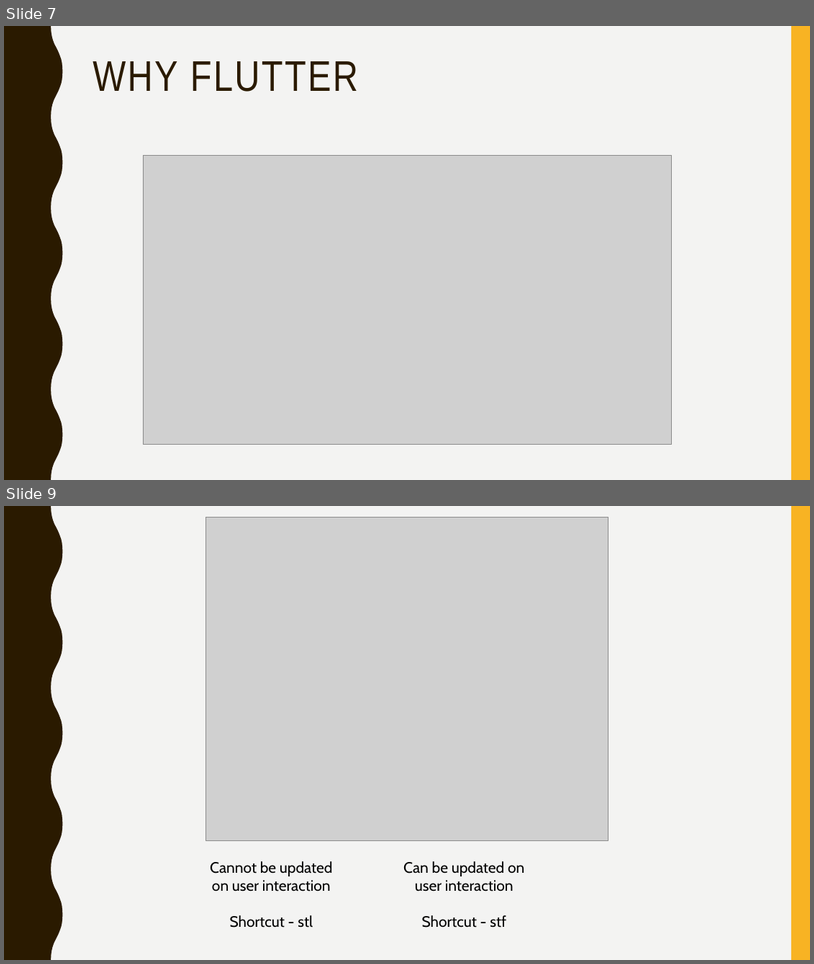
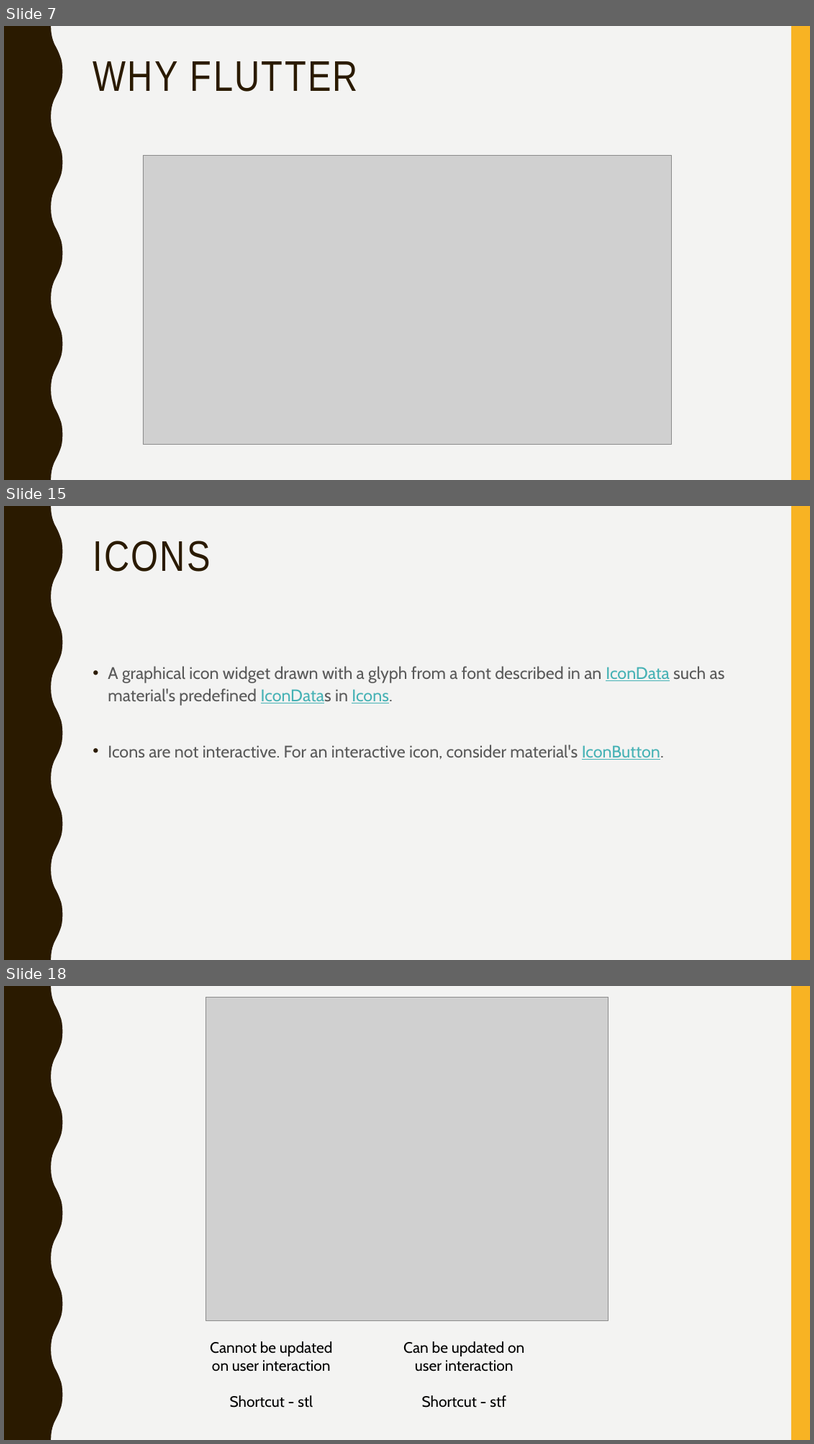
Before and after one commit to narayanvyas/flutter_workshop, a slide deck: Flutter Workshop.pptx. Shown one above the other, each under a label of ours: slides 7 and 9 before the commit, slides 7, 15 and 18 after it; the slides between them are not shown. The pictures are 814x964 and 814x1444 pixels, drawn with LibreOffice and Linux fonts; fonts in the diff are those of the drawing; grey boxes stand for pictures. Boxes give left, top, right and bottom in pixels: in the first picture for what was removed or moved away, otherwise in the second. Text is boxed around its words. In the diff, an @@ line names an element or a change of style, - is before the commit and + after.

```diff
--- a/Flutter Workshop.pptx
+++ b/Flutter Workshop.pptx
@@ slide 15 added at box(4, 506, 810, 960), background #F3F3F2; not listed: 2 template elements that a slide beside it also shows @@
@@ title added at box(93, 541, 211, 572), 51 pt, text #2A1A00 @@
+ICONS
@@ text added at box(108, 666, 725, 759), 20 pt, text #595959 @@
+• A graphical icon widget drawn with a glyph from a font described in an IconData such as material's predefined IconDatas in Icons.
+• Icons are not interactive. For an interactive icon, consider material's IconButton.
@@ what was slide 9 is now slide 18 @@
```
Also in this commit, not shown: 1 slide changed, 8 other slides added.
